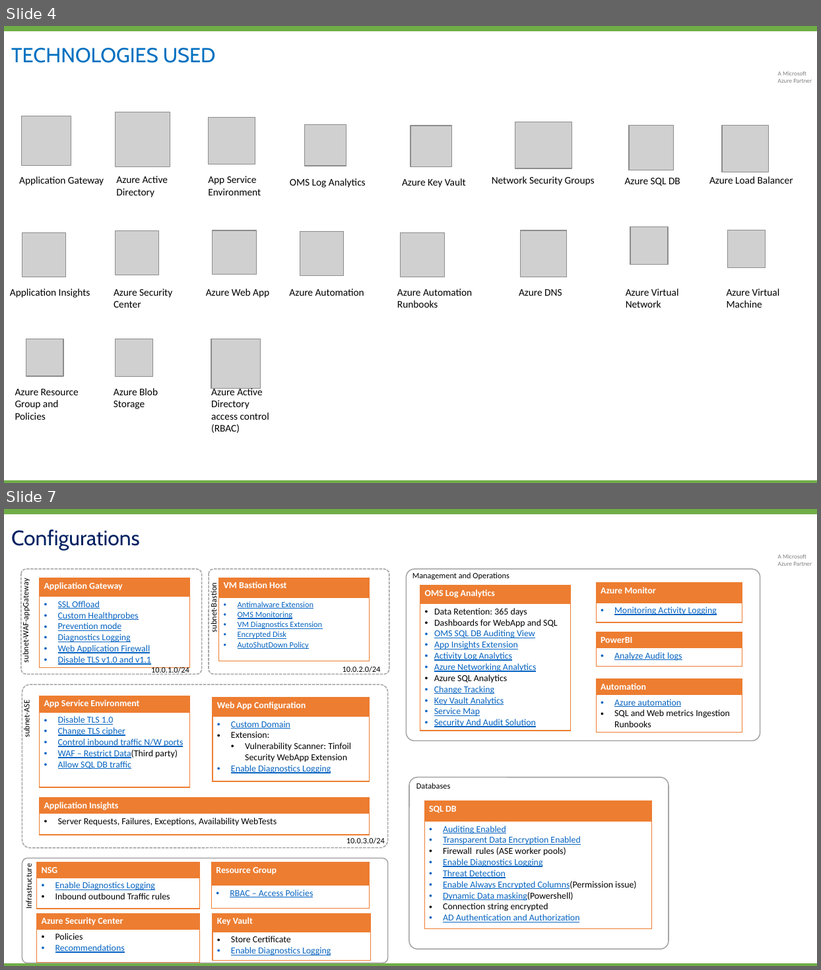
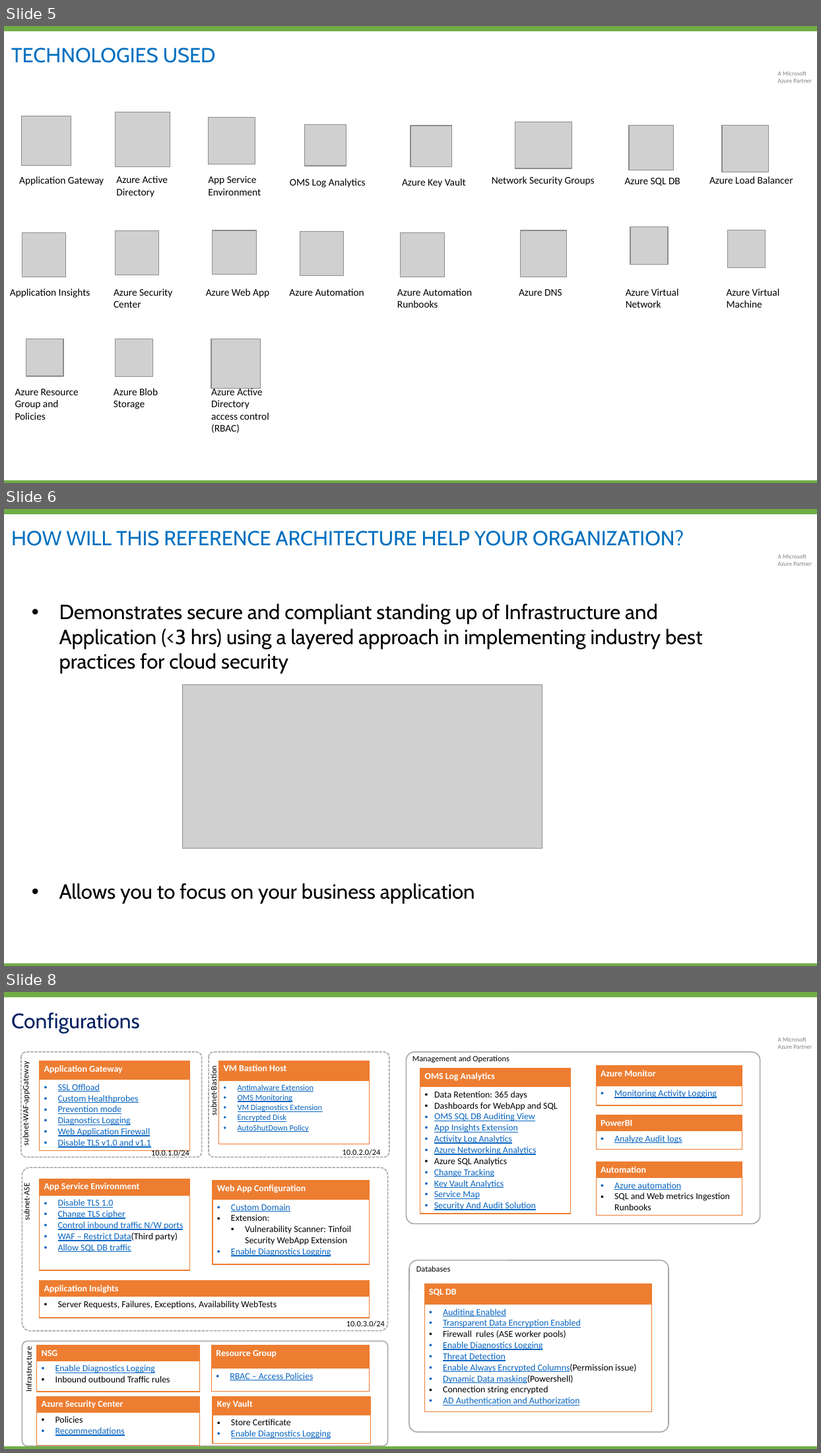
Before and after one commit to Cloudneeti/pci-paas-webapp-ase-sqldb-appgateway-keyvault-oms, a slide deck: documents/Azure_PCI_PaaS_Management_Reference_Architecture.pptx. Shown one above the other, each under a label of ours: slides 4 and 7 before the commit, slides 5, 6 and 8 after it; the slides between them are not shown. The pictures are 821x970 and 821x1453 pixels, drawn with LibreOffice and Linux fonts; fonts in the diff are those of the drawing; grey boxes stand for pictures; background and template pictures are left out. Boxes give left, top, right and bottom in pixels: in the first picture for what was removed or moved away, otherwise in the second. Text is boxed around its words. In the diff, an @@ line names an element or a change of style, - is before the commit and + after.

Commit message:
Updated Reference Architecture - NAT ELB for bastion host.

```diff
--- a/documents/Azure_PCI_PaaS_Management_Reference_Architecture.pptx
+++ b/documents/Azure_PCI_PaaS_Management_Reference_Architecture.pptx
@@ slide 6 added at <box>4,509,817,966</box>, background #FFFFFF; not listed: 3 template elements that a slide beside it also shows @@
@@ title added at <box>11,530,684,546</box>, 20 pt, text #0070C0 @@
+HOW WILL THIS REFERENCE ARCHITECTURE HELP YOUR ORGANIZATION?
@@ text added at <box>59,603,702,674</box>, 20.2 pt, text #000000 @@
+• Demonstrates secure and compliant standing up of Infrastructure and Application (<3 hrs) using a layered approach in implementing industry best practices for cloud security
@@ picture added at <box>183,685,542,849</box> @@
@@ text added at <box>59,883,475,904</box>, 20.2 pt, text #000000 @@
+• Allows you to focus on your business application
@@ what was slide 4 is now slide 5 @@
@@ what was slide 7 is now slide 8 @@
```
Also in this commit, not shown: 3 slides changed, 1 other slide added, 1 slide removed, 1 other file.
